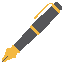
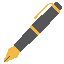
Layer changes from the first 64x64 image to the second:
painted on "Layer #2" over [20, 9, 62, 52]
added layer "Layer #3" above "Layer #1" over [4, 53, 19, 62]
painted on "Layer #1" over [2, 35, 38, 62]